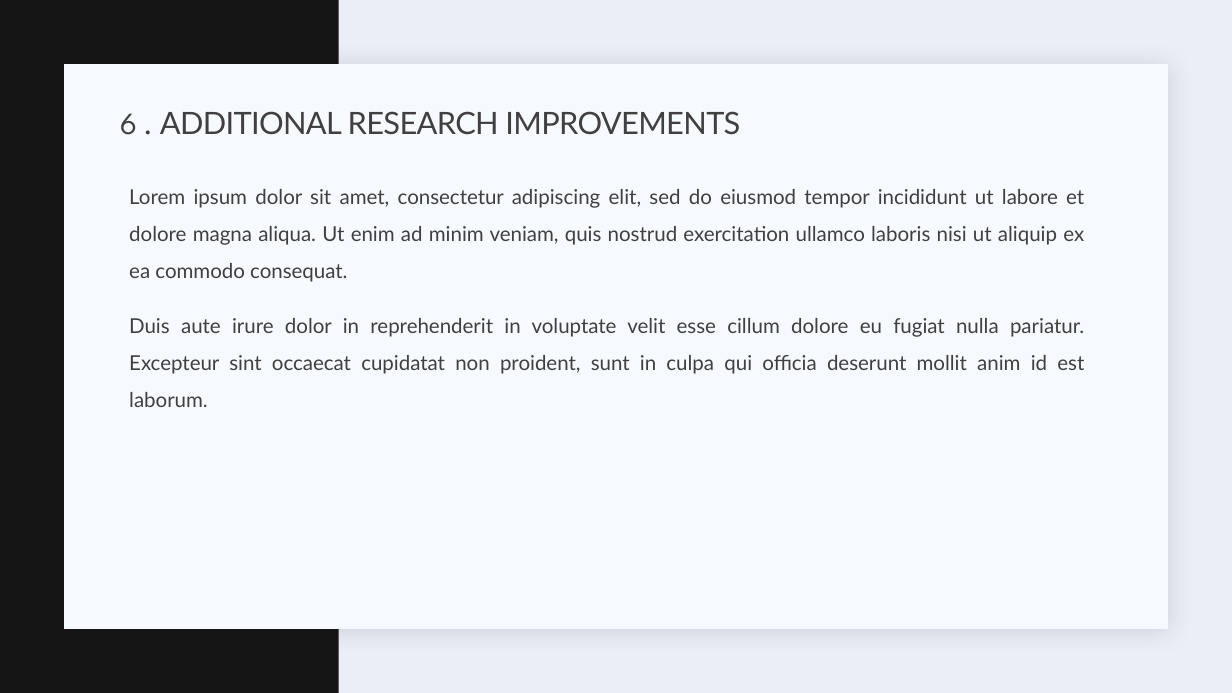
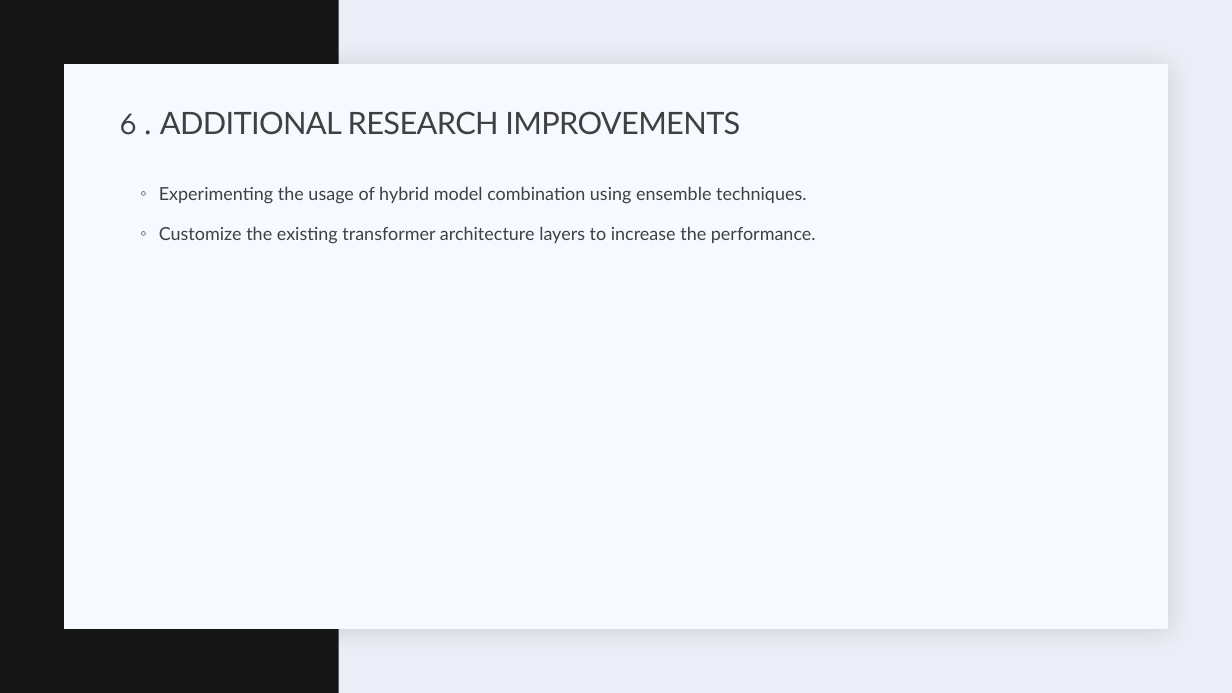
Before and after one commit to nazhimkalam/gensum, a slide deck: slide 8 of PSPD/presentation/PSPD-PP.pptx. Drawn at 1232x693 pixels with LibreOffice and Linux fonts; fonts in the diff are those of the drawing. Boxes give left, top, right and bottom in pixels: in the first picture for what was removed or moved away, otherwise in the second. Text is boxed around its words. In the diff, an @@ line names an element or a change of style, - is before the commit and + after.

```diff
--- a/PSPD/presentation/PSPD-PP.pptx
+++ b/PSPD/presentation/PSPD-PP.pptx
@@ text at (159, 186, 816, 244): text changed; size 16 to 14 pt @@
-  Lorem ipsum dolor sit amet, consectetur adipiscing elit, sed do eiusmod tempor incididunt ut labore et dolore magna aliqua. Ut enim ad minim veniam, quis nostrud exercitation ullamco laboris nisi ut aliquip ex ea commodo consequat.
-  Duis aute irure dolor in reprehenderit in voluptate velit esse cillum dolore eu fugiat nulla pariatur. Excepteur sint occaecat cupidatat non proident, sunt in culpa qui officia deserunt mollit anim id est laborum.
+  ◦ Experimenting the usage of hybrid model combination using ensemble techniques.
+  ◦ Customize the existing transformer architecture layers to increase the performance.
```
Also in this commit, not shown: 6 other slides changed, 11 other files.
